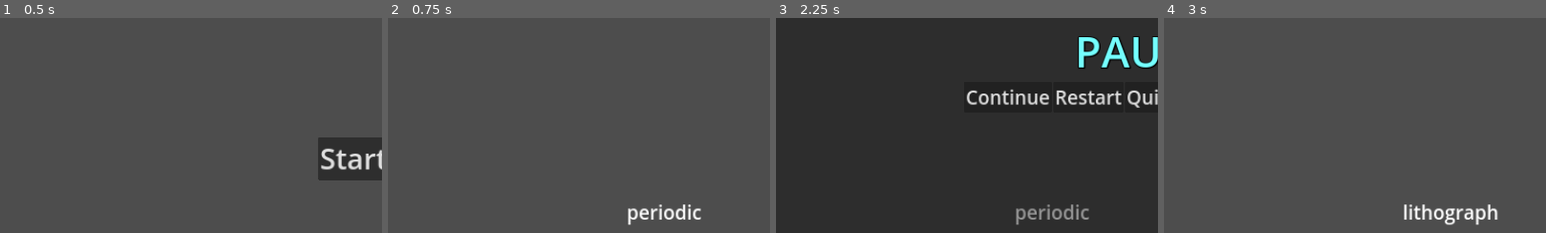
Above: before the commit, frames 1-4 (left to right).
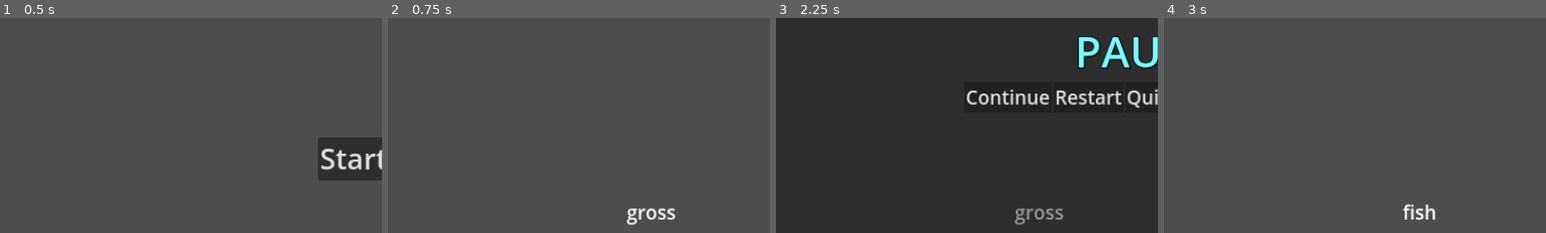
Above: after the commit, the same moments.

Repository: AndyDrewE/ChainLinkFencePost
Game: Godot game, scene res://Scenes/main_menu.tscn
Two runs of this game, one before a commit and one after it. Both use one fixed random seed, a clock stepped at 60 frames per second and the inputs below.
Inputs (mouse positions are % of the whole screen's width and height, from its top left):
- Up to frame 1 (0.5 s): no input
- Up to frame 2 (0.75 s): click "Start" at 0.5 s
- Up to frame 3 (2.25 s): click (50, 95) at 1.27 s; type "Alex" at 1.35 s; click "Pause Menu" at 2 s
- Up to frame 4 (3 s): click "Restart" at 2.75 s
The pictures show only the part of the screen within x 0-50%, y 39-89%; the shares and areas given below are measured in that part.

Frame 1 is identical in both runs. In frame 2, 0.8% of the frame differs, in the area x 62-82%, y 86-97%; in frame 3, 0.7%; in frame 4, 1.1%, in the area x 62-88%, y 86-97%.

Commit message:
AI not doing a very good job at this

Diff:
--- a/Scripts/GameController.gd
+++ b/Scripts/GameController.gd
@@ -14,7 +14,7 @@
 var paused = false
 
 func _ready():
-	var file_path = "res://two_word_phrases.txt" # Adjust path as needed
+	var file_path = "res://word_pairs_100k.txt" # Adjust path as needed
 	word_pairs = load_word_pairs(file_path)
 
 	# Key the word dictionary
@@ -31,7 +31,6 @@
 				pairs.append(line)
 		file.close()
 	return pairs
-
 
 func get_UI_controller() -> Node:
 	return get_tree().current_scene.get_node("UIController")
Not shown, added: word_pairs_100k.txt
Not shown, added: word_pairs_40k.txt
Not shown, changed: Early Python Tests/twowordphrases_v2_approach.py
